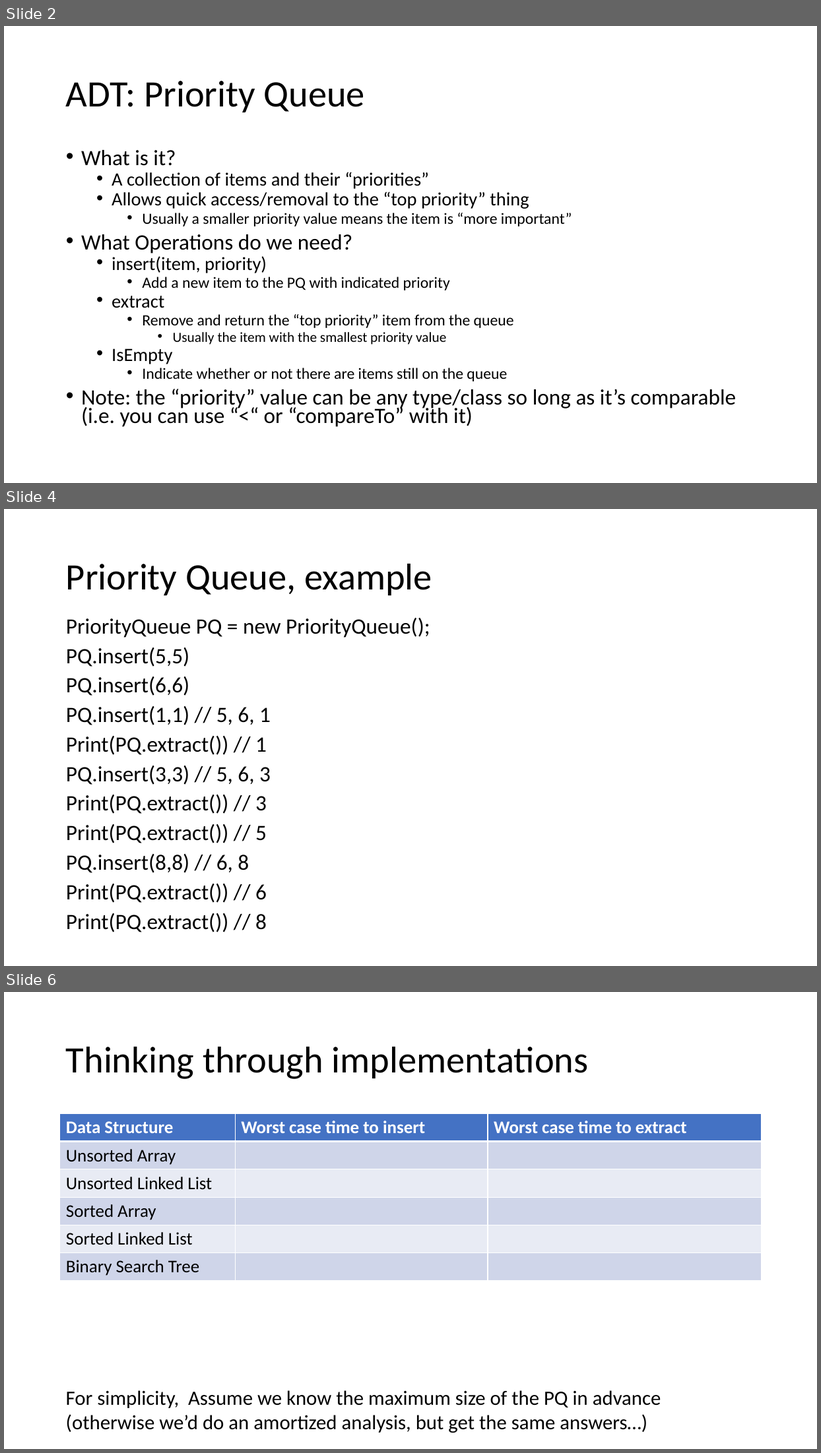
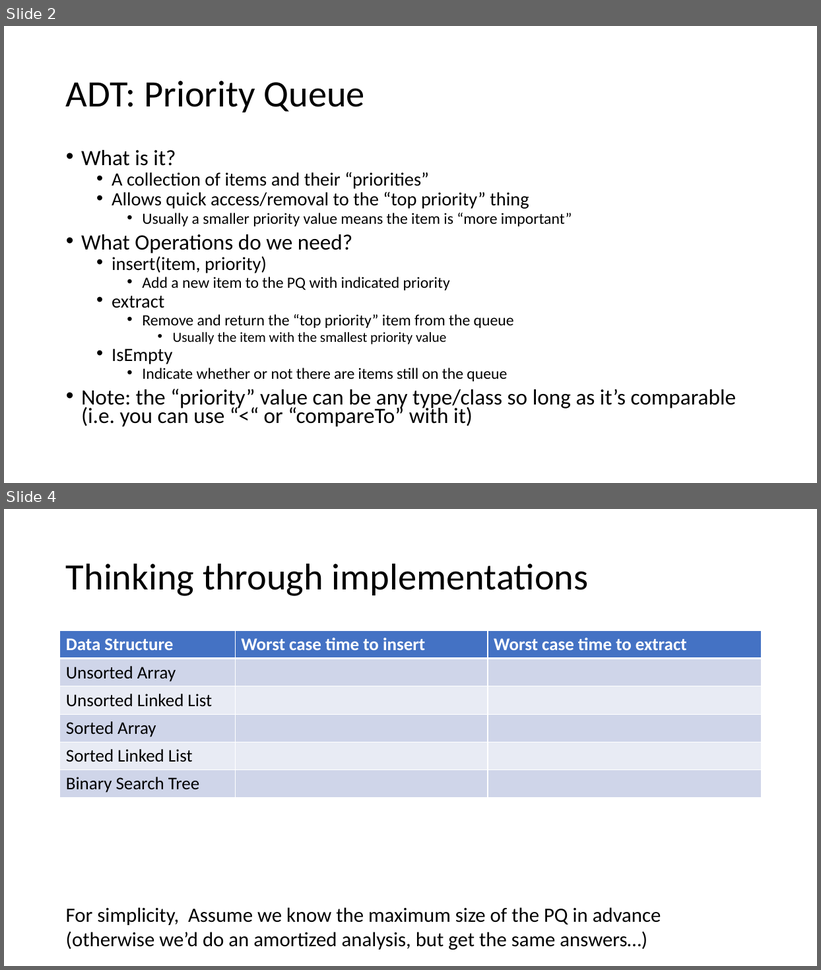
Before and after one commit to natebrunelle/cse332, a slide deck: markdown/files/slides/lecture5_pqs.pptx. Shown one above the other, each under a label of ours: slides 2, 4 and 6 before the commit, slides 2 and 4 after it; the slides between them are not shown. The pictures are 821x1453 and 821x970 pixels, drawn with LibreOffice and Linux fonts; fonts in the diff are those of the drawing. Boxes give left, top, right and bottom in pixels: in the first picture for what was removed or moved away, otherwise in the second. Text is boxed around its words. In the diff, an @@ line names an element or a change of style, - is before the commit and + after.

```diff
--- a/markdown/files/slides/lecture5_pqs.pptx
+++ b/markdown/files/slides/lecture5_pqs.pptx
@@ slide 4 removed at [4, 509, 817, 966], background #FFFFFF @@
@@ title removed at [66, 563, 432, 595] @@
-Priority Queue, example
@@ text removed at [66, 618, 430, 933] @@
-PriorityQueue PQ = new PriorityQueue();
-PQ.insert(5,5)
-PQ.insert(6,6)
-PQ.insert(1,1) // 5, 6, 1
-Print(PQ.extract()) // 1
-PQ.insert(3,3) // 5, 6, 3
-Print(PQ.extract()) // 3
-Print(PQ.extract()) // 5
-PQ.insert(8,8) // 6, 8
-Print(PQ.extract()) // 6
-Print(PQ.extract()) // 8
@@ what was slide 6 is now slide 4 @@
```
Also in this commit, not shown: 3 slides changed, 2 slides added, 4 other slides removed, 13 other files.
